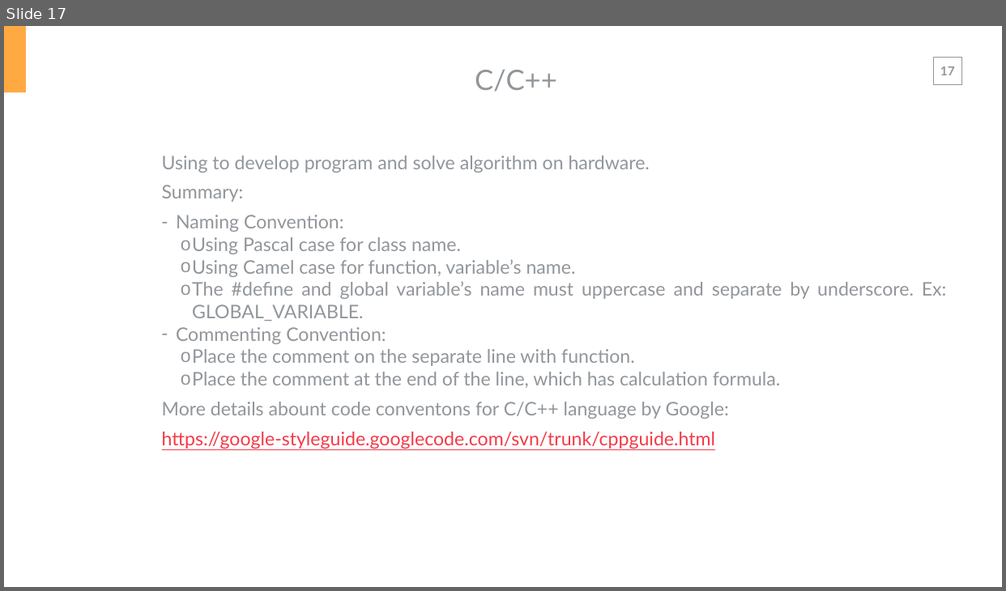
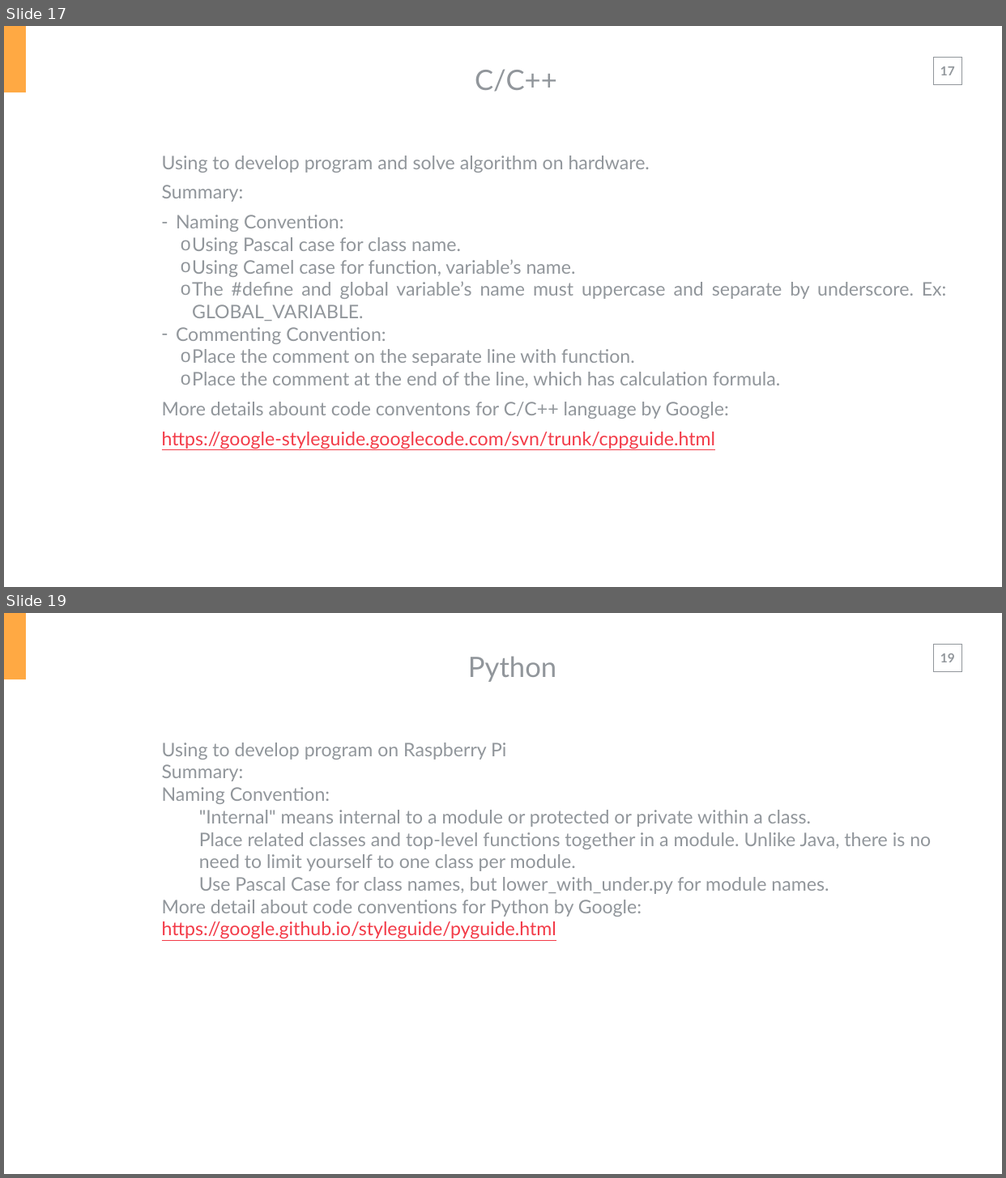
Before and after one commit to HiepBP/-FPT-CAPSTONE-PGSS, a slide deck: Common/Reports/Report 2.pptx. Shown one above the other, each under a label of ours: slide 17 before the commit, slides 17 and 19 after it; the slides between them are not shown. The pictures are 1006x591 and 1006x1178 pixels, drawn with LibreOffice and Linux fonts; fonts in the diff are those of the drawing. Boxes give left, top, right and bottom in pixels: in the first picture for what was removed or moved away, otherwise in the second. Text is boxed around its words. In the diff, an @@ line names an element or a change of style, - is before the commit and + after.

Commit message:
[Slide] Update coding convention

```diff
--- a/Common/Reports/Report 2.pptx
+++ b/Common/Reports/Report 2.pptx
@@ slide 19 added at [4, 613, 1002, 1174], background #FFFFFF; not listed: 3 template elements that a slide beside it also shows @@
@@ text added at [468, 656, 556, 682], 54 pt, text #91969B @@
+Python
@@ text added at [162, 743, 931, 939], 36 pt, text #91969B @@
+Using to develop program on Raspberry Pi
+Summary:
+Naming Convention:
+  "Internal" means internal to a module or protected or private within a class.
+  Place related classes and top-level functions together in a module. Unlike Java, there is no need to limit yourself to one class per module.
+  Use Pascal Case for class names, but lower_with_under.py for module names.
+More detail about code conventions for Python by Google:
+https://google.github.io/styleguide/pyguide.html
```
Also in this commit, not shown: 1 slide changed, 1 other slide added.
